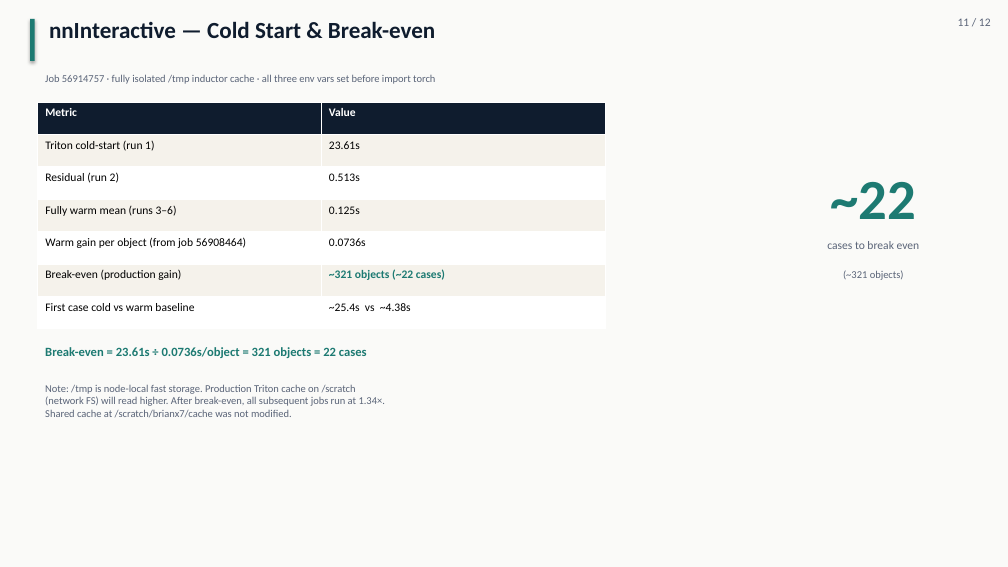
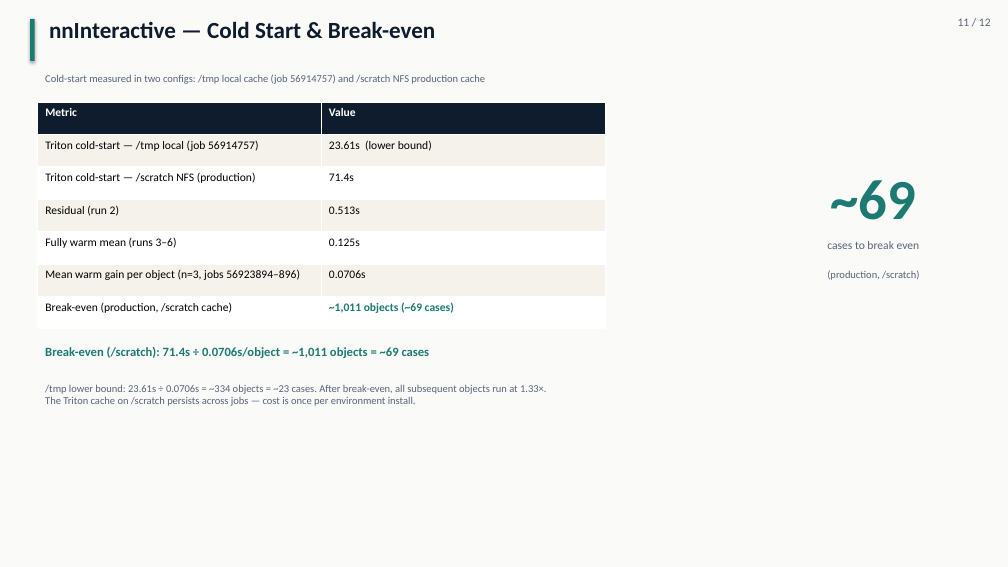
Before and after one commit to pentaexe/VoxTell-main, a slide deck: slide 11 of slides.pptx. Drawn at 1008x567 pixels with LibreOffice and Linux fonts; fonts in the diff are those of the drawing. Boxes give left, top, right and bottom in pixels: in the first picture for what was removed or moved away, otherwise in the second. Text is boxed around its words. In the diff, an @@ line names an element or a change of style, - is before the commit and + after.

Commit message:
Confirm 1.33x speedup (n=3), correct break-even, fix VoxTell H100 env
nnInteractive repeats 56923894-896: 1.39x/1.28x/1.32x, mean 1.33x.
DSC delta <= +0.0004 across all runs. DRAFT watermark removed.

Break-even corrected: 71.4s /scratch cold-start / 0.0706s mean gain
= ~69 cases (was 22 from /tmp lower bound — now using production figure).

fair_benchmark_h100.sh: switch to voxtell env (nninteractive lacks
transformers). User must verify env name with ls /scratch/brianx7/envs/.

```diff
--- a/slides.pptx
+++ b/slides.pptx
@@ text at [45,74,485,84]: text changed @@
-Job 56914757 · fully isolated /tmp inductor cache · all three env vars set before import torch
+Cold-start measured in two configs: /tmp local cache (job 56914757) and /scratch NFS production cache
@@ table at [38,102,605,329] @@
-row 2: Triton cold-start (run 1) | 23.61s
+row 2: Triton cold-start — /tmp local (job 56914757) | 23.61s (lower bound)
+row 3: Triton cold-start — /scratch NFS (production) | 71.4s
-row 5: Warm gain per object (from job 56908464) | 0.0736s
-row 6: Break-even (production gain) | ~321 objects (~22 cases)
-row 7: First case cold vs warm baseline | ~25.4s vs ~4.38s
+row 6: Mean warm gain per object (n=3, jobs 56923894–896) | 0.0706s
+row 7: Break-even (production, /scratch cache) | ~1,011 objects (~69 cases)
@@ text at [831,180,917,220]: text changed @@
-~22
+~69
@@ text at [827,270,919,280]: text changed @@
-(~321 objects)
+(production, /scratch)
@@ text at [45,347,430,358]: text changed @@
-Break-even = 23.61s ÷ 0.0736s/object = 321 objects = 22 cases
+Break-even (/scratch): 71.4s ÷ 0.0706s/object = ~1,011 objects = ~69 cases
@@ text at [45,384,546,406]: text changed @@
-Note: /tmp is node-local fast storage. Production Triton cache on /scratch
-(network FS) will read higher. After break-even, all subsequent jobs run at 1.34×.
-Shared cache at /scratch/brianx7/cache was not modified.
+/tmp lower bound: 23.61s ÷ 0.0706s = ~334 objects = ~23 cases. After break-even, all subsequent objects run at 1.33×.
+The Triton cache on /scratch persists across jobs — cost is once per environment install.
```
Also in this commit, not shown: 3 other slides changed, 3 other files.
